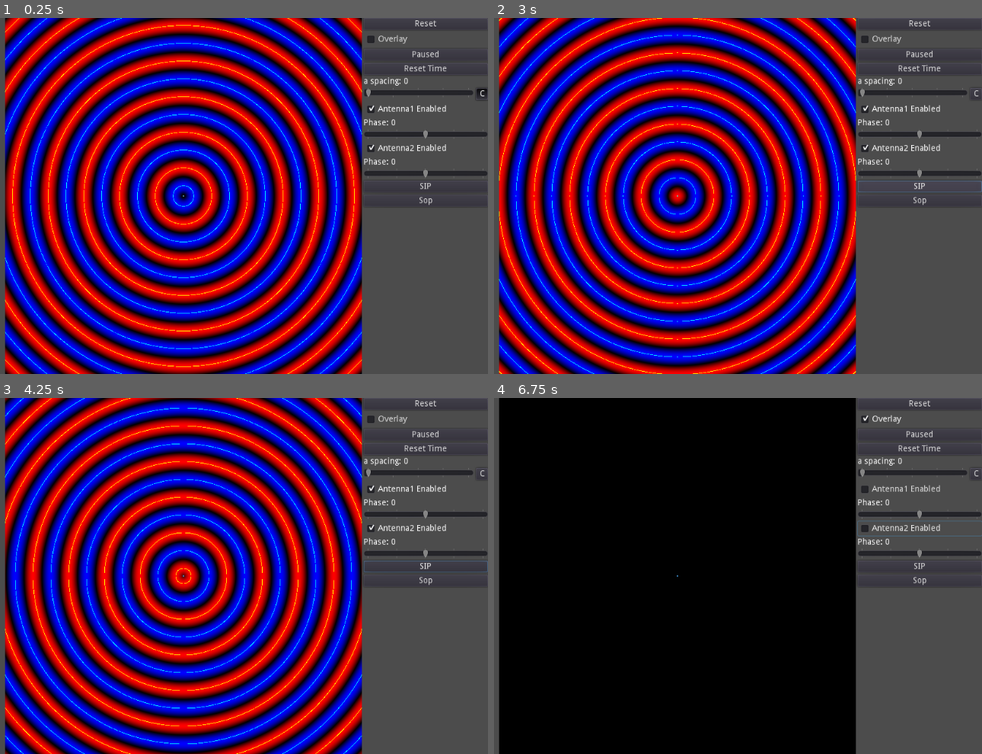
Above: before the commit, frames 1-4 (two rows, left to right).
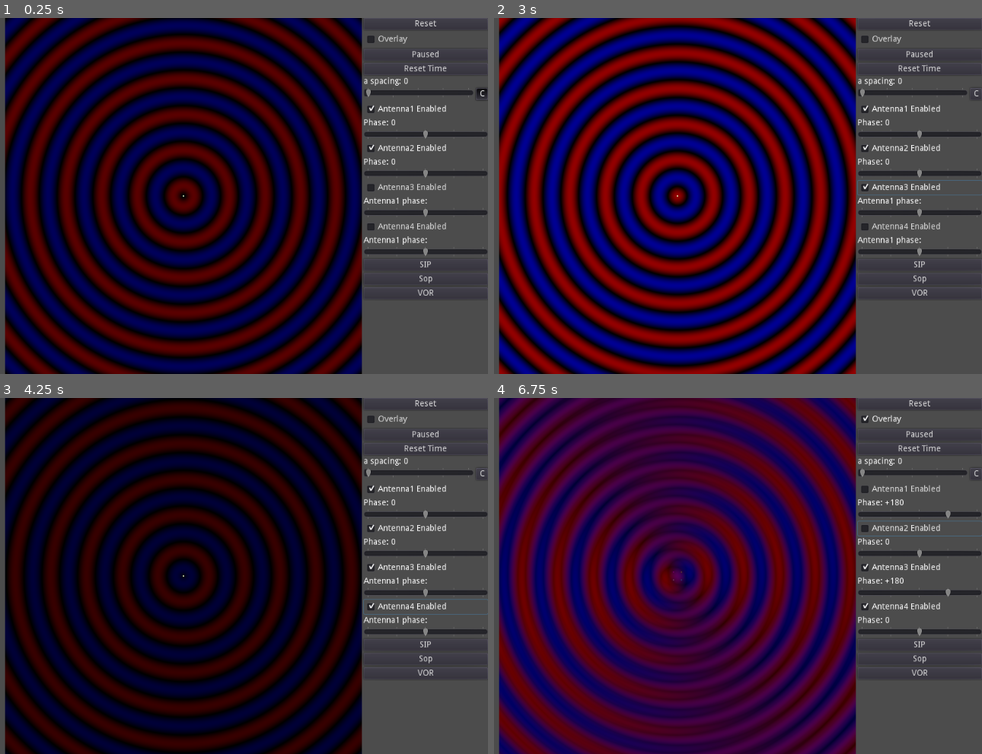
Above: after the commit, the same moments.

Repository: scapegoat57/NavSim
Game: Godot game, scene res://AntennaGraph.tscn
Two runs of this game, one before a commit and one after it. Both use one fixed random seed, a clock stepped at 60 frames per second and the inputs below.
Inputs (mouse positions are in pixels of both pictures, inside the frame that each line leads up to):
- Up to frame 1 (0.25 s): no input
- Up to frame 2 (3 s): click "Reset" at 0.5 s; click "Reset Time" at 1.25 s; click "C" at 2 s; click (918, 188) at 2.75 s, where only the run after the commit has a clickable "Antenna3 Enabled"
- Up to frame 3 (4.25 s): click (424, 608) at 3.5 s, where only the run after the commit has a clickable "Antenna4 Enabled"
- Up to frame 4 (6.75 s): click (918, 672) at 4.25 s, where only the run after the commit has a clickable "VOR"; click "Overlay" at 5 s; click "Antenna1 Enabled" at 5.75 s; click "Antenna2 Enabled" at 6.5 s

The runs differ from the first frame. In frame 1, 70% of the frame differs, in the area x 0-100%, y 0-100%; in frame 2, 64%; in frame 3, 70%; in frame 4, 75%.

Commit message:
voris working

Diff:
--- a/project/AntennaGraph.tscn
+++ b/project/AntennaGraph.tscn
@@ -139,17 +139,69 @@
 tick_count = 5
 ticks_on_borders = true
 
+[node name="Antenna3Enabled" type="CheckBox" parent="GraphControls"]
+margin_top = 274.0
+margin_right = 209.0
+margin_bottom = 298.0
+pressed = true
+text = "Antenna3 Enabled"
+
+[node name="Antenn3PhaseLabel" type="Label" parent="GraphControls"]
+margin_top = 302.0
+margin_right = 209.0
+margin_bottom = 316.0
+text = "Antenna1 phase:"
+
+[node name="Antenna3PhaseSlider" type="HSlider" parent="GraphControls"]
+margin_top = 320.0
+margin_right = 209.0
+margin_bottom = 336.0
+min_value = -360.0
+max_value = 360.0
+value = -1.0
+tick_count = 5
+ticks_on_borders = true
+
+[node name="Antenna4Enabled" type="CheckBox" parent="GraphControls"]
+margin_top = 340.0
+margin_right = 209.0
+margin_bottom = 364.0
+pressed = true
+text = "Antenna4 Enabled"
+
+[node name="Antenn4PhaseLabel" type="Label" parent="GraphControls"]
+margin_top = 368.0
+margin_right = 209.0
+margin_bottom = 382.0
+text = "Antenna1 phase:"
+
+[node name="Antenna4PhaseSlider" type="HSlider" parent="GraphControls"]
+margin_top = 386.0
+margin_right = 209.0
+margin_bottom = 402.0
+min_value = -360.0
+max_value = 360.0
+value = -1.0
+tick_count = 5
+ticks_on_borders = true
+
 [node name="SipButton" type="Button" parent="GraphControls"]
-margin_top = 274.0
-margin_right = 209.0
-margin_bottom = 294.0
+margin_top = 406.0
+margin_right = 209.0
+margin_bottom = 426.0
 text = "SIP"
 
 [node name="SopButton" type="Button" parent="GraphControls"]
-margin_top = 298.0
-margin_right = 209.0
-margin_bottom = 318.0
+margin_top = 430.0
+margin_right = 209.0
+margin_bottom = 450.0
 text = "Sop"
+
+[node name="VorButton" type="Button" parent="GraphControls"]
+margin_top = 454.0
+margin_right = 209.0
+margin_bottom = 474.0
+text = "VOR"
 
 [connection signal="gui_input" from="GraphContainer/Graph" to="GraphContainer/Graph" method="_on_Graph_gui_input"]
 [connection signal="pressed" from="GraphControls/ResetButton" to="GraphControls" method="_on_ResetButton_pressed"]
@@ -162,5 +214,10 @@
 [connection signal="value_changed" from="GraphControls/Antenna1PhaseSlider" to="GraphControls" method="_on_Antenna1PhaseSlider_value_changed"]
 [connection signal="toggled" from="GraphControls/Antenna2Enabled" to="GraphControls" method="_on_Antenna2Enabled_toggled"]
 [connection signal="value_changed" from="GraphControls/Antenna2PhaseSlider" to="GraphControls" method="_on_Antenna2PhaseSlider_value_changed"]
+[connection signal="toggled" from="GraphControls/Antenna3Enabled" to="GraphControls" method="_on_Antenna3Enabled_toggled"]
+[connection signal="value_changed" from="GraphControls/Antenna3PhaseSlider" to="GraphControls" method="_on_Antenna3PhaseSlider_value_changed"]
+[connection signal="toggled" from="GraphControls/Antenna4Enabled" to="GraphControls" method="_on_Antenna4Enabled_toggled"]
+[connection signal="value_changed" from="GraphControls/Antenna4PhaseSlider" to="GraphControls" method="_on_Antenna4PhaseSlider_value_changed"]
 [connection signal="pressed" from="GraphControls/SipButton" to="GraphControls" method="_on_SipButton_pressed"]
 [connection signal="pressed" from="GraphControls/SopButton" to="GraphControls" method="_on_SopButton_pressed"]
+[connection signal="pressed" from="GraphControls/VorButton" to="GraphControls" method="_on_VorButton_pressed"]
--- a/project/graph_controls.gd
+++ b/project/graph_controls.gd
@@ -2,13 +2,26 @@
 
 export var graph_path:NodePath
 onready var graph_node=get_node(graph_path) as RadiationGraph;
+
+var vor_timer=0.0
 # Called when the node enters the scene tree for the first time.
 func _ready():
 	_on_ResetButton_pressed()
 
+func _process(delta):
+	vor_timer+=delta;
+	var sideband1_amplitude=sin(vor_timer)+.01
+	graph_node.set_antenna_amplitude(1,sideband1_amplitude)
+	graph_node.set_antenna_amplitude(2,sideband1_amplitude)
+
+	var sideband2_amplitude=-cos(vor_timer)+.01
+	graph_node.set_antenna_amplitude(3,sideband2_amplitude)
+	graph_node.set_antenna_amplitude(4,sideband2_amplitude)
+
+
 
 func _on_ASpaceToggle_toggled(button_pressed):
-	$ASpaceHBox/ASpaceSlider.step=45 if button_pressed else 1
+	$ASpaceHBox/ASpaceSlider.step = 45.0 if button_pressed else 0.5
 
 
 func _on_Antenna1Enabled_toggled(button_pressed):
@@ -27,6 +40,8 @@
 	$SipButton.pressed=true;
 	$Antenna1Enabled.pressed=true;
 	$Antenna2Enabled.pressed=true;
+	$Antenna3Enabled.pressed=false;
+	$Antenna4Enabled.pressed=false;
 	$ASpaceHBox/ASpaceSlider.value=0
 	$ASpaceHBox/ASpaceToggle.pressed=true;
 	$Antenna1PhaseSlider.value = 0;
@@ -40,6 +55,7 @@
 
 func _on_ASpaceSlider_value_changed(value):
 	$ASpaceLabel.text="a spacing: "+String(value)
+#	graph_node.set_NWSE_with_a_space(value)
 	graph_node.set_pos_with_a_spacing(value)
 
 
@@ -64,3 +80,30 @@
 func _on_SipButton_pressed():
 	$Antenna1PhaseSlider.value=0;
 	$Antenna2PhaseSlider.value=0;
+
+
+func _on_Antenna3Enabled_toggled(button_pressed):
+	graph_node.toggle_antenna(3,button_pressed)
+
+
+func _on_Antenna4Enabled_toggled(button_pressed):
+	graph_node.toggle_antenna(4,button_pressed)
+
+
+func _on_VorButton_pressed():
+	graph_node.set_NWSE_with_a_space(27.5)
+	graph_node.set_NESW_with_a_space(27.5)
+	$Antenna1PhaseSlider.value=180.0
+	$Antenna2PhaseSlider.value=0.0
+	$Antenna3PhaseSlider.value=180.0
+	$Antenna4PhaseSlider.value=0.0
+
+
+func _on_Antenna3PhaseSlider_value_changed(value):
+	graph_node.set_antenna_phase(3,value)
+	$Antenn3PhaseLabel.text="Phase: " + ("+" if value>0 else "") + String(value)
+
+
+func _on_Antenna4PhaseSlider_value_changed(value):
+	graph_node.set_antenna_phase(4,value)
+	$Antenn4PhaseLabel.text="Phase: " + ("+" if value>0 else "") + String(value)
--- a/project/radiation_graph.gd
+++ b/project/radiation_graph.gd
@@ -20,6 +20,7 @@
 
 func reset_time():
 	timer=0.0
+	material.set_shader_param("timer",timer)
 
 func _on_overlay_button_toggled(button_pressed):
 	material.set_shader_param("overlay",button_pressed)
@@ -33,6 +34,20 @@
 	var pos2=Vector2(0,-a_spacing/360)
 	material.set_shader_param("ant1_pos",pos1)
 	material.set_shader_param("ant2_pos",pos2)
+
+func set_NWSE_with_a_space(var a_space):
+	var pos1=Vector2(-1,1)*(a_space/360)*sqrt(2)
+	var pos2=Vector2(1,-1)*(a_space/360)*sqrt(2)
+	material.set_shader_param("ant1_pos",pos1)
+	material.set_shader_param("ant2_pos",pos2)
+
+
+func set_NESW_with_a_space(var a_space):
+	var pos1=Vector2(1,1)*(a_space/360)*sqrt(2)
+	var pos2=Vector2(-1,-1)*(a_space/360)*sqrt(2)
+	material.set_shader_param("ant3_pos",pos1)
+	material.set_shader_param("ant4_pos",pos2)
+
 
 var drag_start:Vector2=Vector2.ZERO
 func _on_Graph_gui_input(event):
@@ -71,3 +86,7 @@
 func set_antenna_phase(antenna, phase):
 	var param="ant" + String(antenna) + "_phase"
 	material.set_shader_param(param,phase)
+
+func set_antenna_amplitude(antenna, amplitude):
+	var param="ant" + String(antenna) + "_amplitude"
+	material.set_shader_param(param,amplitude)
--- a/project/radiation_material.tres
+++ b/project/radiation_material.tres
@@ -11,10 +11,15 @@
 shader_param/ant2_pos = Vector2( 0, 0 )
 shader_param/ant2_phase = 0.0
 shader_param/ant2_amplitude = 1.0
+shader_param/ant3_pos = Vector2( 0, 0 )
+shader_param/ant3_phase = 0.0
+shader_param/ant3_amplitude = 1.0
+shader_param/ant4_pos = Vector2( 0, 0 )
+shader_param/ant4_phase = 0.0
+shader_param/ant4_amplitude = 0.0
 shader_param/timer = null
 shader_param/frequency = 1.0
 shader_param/zoom = 2.0
 shader_param/time_scale = 1.0
 shader_param/time_shift = 0.0
 shader_param/overlay = false
-shader_param/sip = 1.0
--- a/project/radiation_shader.tres
+++ b/project/radiation_shader.tres
@@ -7,19 +7,24 @@
 const float TWO_PI = 6.2831853071795;
 
 uniform vec2 origin=vec2(0);
-uniform vec2 ant1_pos=vec2(0);
+uniform vec2 ant1_pos = vec2(0);
 uniform float ant1_amplitude:hint_range(0.0,1.0,0.1)=1.0;
 uniform float ant1_phase:hint_range(-360.0,360,0.1)=0.0;
 uniform vec2 ant2_pos=vec2(0);
 uniform float ant2_phase:hint_range(-360.0,360.0,0.1)=0.0;
 uniform float ant2_amplitude:hint_range(0.0,1.0,0.1)=1.0;
+uniform vec2 ant3_pos=vec2(0);
+uniform float ant3_phase:hint_range(-360.0,360.0,0.1)=0.0;
+uniform float ant3_amplitude:hint_range(0.0,1.0,0.1)=1.0;
+uniform vec2 ant4_pos=vec2(0);
+uniform float ant4_phase:hint_range(-360.0,360.0,0.1)=0.0;
+uniform float ant4_amplitude:hint_range(0.0,1.0,0.1)=0.0;
 uniform float timer;
 uniform float frequency=1.0;
 uniform float zoom:hint_range(0.5,20)=1.0;
 uniform float time_scale=1.0;
 uniform float time_shift=0;
 uniform bool overlay=false;
-uniform float sip:hint_range(-1.0,1.0,2)=1;
 
 vec2 uv_to_world(vec2 value)
 {
@@ -31,7 +36,7 @@
 	vec2 direction=field_position - antenna_position;
 	float dist=length(direction);
 	float intensity=sin(frequency * dist * TWO_PI - radians(phase) - (timer*time_scale)+time_shift);
-	intensity*=0.5;
+	//intensity*=0.5;
 	return intensity;
 }
 
@@ -42,14 +47,32 @@
 }
 
 void fragment(){
-	float ant1=intensity_from(ant1_pos,uv_to_world(UV.xy), ant1_phase) * ant1_amplitude;
-	float ant2=intensity_from(ant2_pos,uv_to_world(UV.xy), ant2_phase) * ant2_amplitude * sip;
-	float total=ant1+ant2;
+	vec2 world_pos = uv_to_world(UV.xy);
+	float total_enabled=4.0;
+//	if (ant1_amplitude>0.0)
+//		total_enabled+=1.0;
+//	if (ant2_amplitude>0.0)
+//		total_enabled+=1.0;
+//	if (ant3_amplitude>0.0)
+//		total_enabled+=1.0;
+//	if (ant4_amplitude>0.0)
+//		total_enabled+=1.0;
+	total_enabled=max(total_enabled,2);
+	float amp_share = 1.0/total_enabled;
+	float ant1 = intensity_from(ant1_pos, world_pos, ant1_phase) * ant1_amplitude / total_enabled;
+	float ant2 = intensity_from(ant2_pos, world_pos, ant2_phase) * ant2_amplitude / total_enabled;
+	float ant3 = intensity_from(ant3_pos, world_pos, ant3_phase) * ant3_amplitude / total_enabled;
+	float ant4 = intensity_from(ant4_pos, world_pos, ant4_phase) * ant4_amplitude / total_enabled;
+	float total= ant1 + ant2 + ant3 + ant4;
+//	total=total/total_enabled;
 	if (overlay)
-		COLOR=vec4(-min(0,ant1)-min(0,ant2),0,max(0,ant1)+max(0,ant2),1);
+		COLOR=vec4(-min(0,ant1)-min(0,ant2)-min(0,ant3)-min(0,ant4),0,
+					max(0,ant1)+max(0,ant2)+max(0,ant3)+max(0,ant4),1);
 	else
 		COLOR = vec4(-total,step(0.999,abs(total)),total,1);
 	COLOR=mix(COLOR,vec4(1,0,1,1),circle(ant1_pos,uv_to_world(UV.xy),0.0001));
 	COLOR=mix(COLOR,vec4(0,1,1,1),circle(ant2_pos,uv_to_world(UV.xy),0.0001));
+	COLOR=mix(COLOR,vec4(1,1,0,1),circle(ant3_pos,uv_to_world(UV.xy),0.0001));
+	COLOR=mix(COLOR,vec4(1,1,1,1),circle(ant4_pos,uv_to_world(UV.xy),0.0001));
 
 }"
